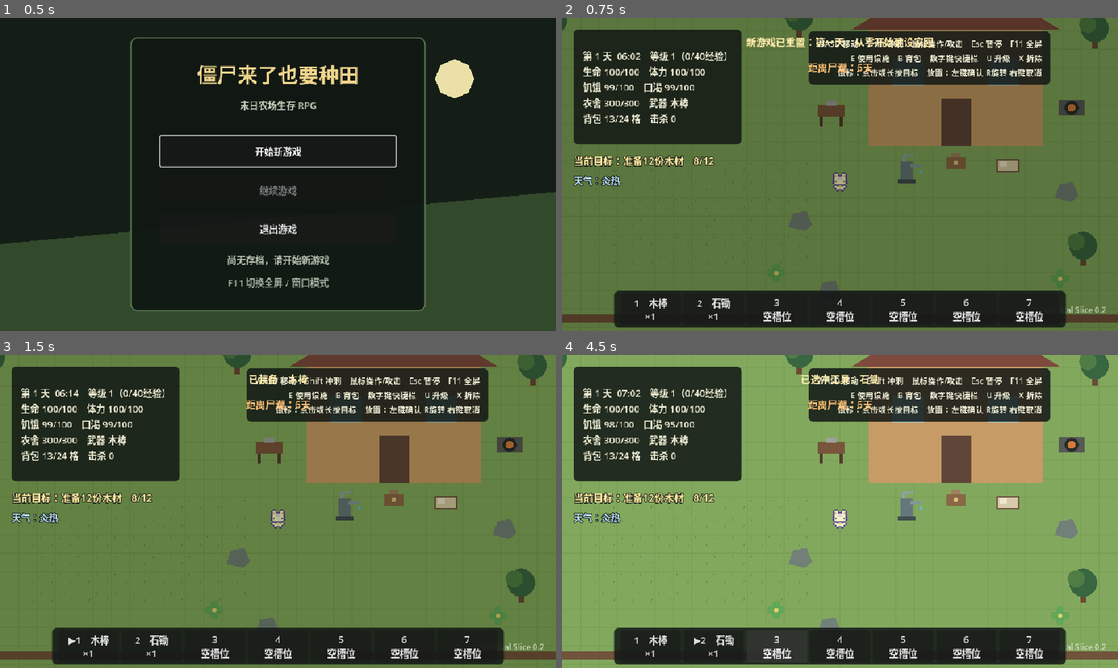
Above: before the commit, frames 1-4 (two rows, left to right).
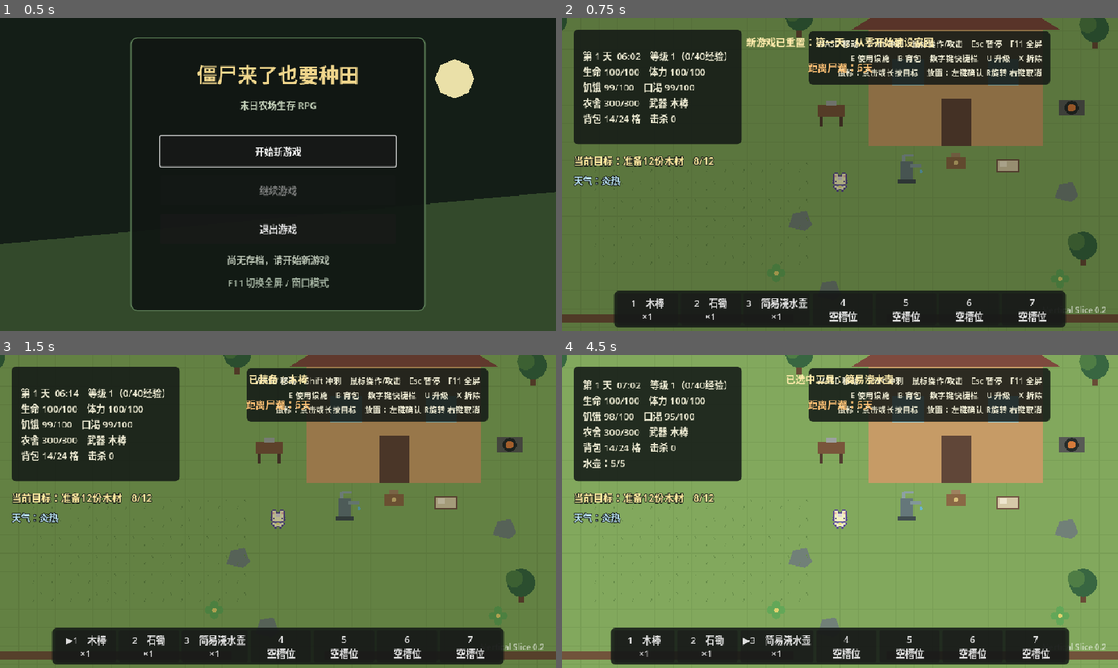
Above: after the commit, the same moments.

Repository: fanfanhappy/zombie-farm-survival
Game: Godot game, scene res://scenes/ui/main_menu.tscn
Two runs of this game, one before a commit and one after it. Both use one fixed random seed, a clock stepped at 60 frames per second and the inputs below.
Inputs (mouse positions are in pixels of both pictures, inside the frame that each line leads up to):
- Up to frame 1 (0.5 s): no input
- Up to frame 2 (0.75 s): click "开始新游戏" at 0.5 s
- Up to frame 3 (1.5 s): click "1 木棒 ×1" at 1.25 s
- Up to frame 4 (4.5 s): click "▶1 木棒 ×1" at 2 s; click "2 石锄 ×1" at 2.75 s; click "▶2 石锄 ×1" at 3.5 s; click (778, 646) at 4.25 s, where only the run before the commit has a clickable "3 空槽位"

Frame 1 is identical in both runs. In frame 2, 1.1% of the frame differs, in the area x 8-88%, y 31-98%; in frame 3, 1.2%; in frame 4, 4.6%, in the area x 3-92%, y 6-99%.

Commit message:
完善浇水壶补水与作物浇水流程

Diff:
--- a/data/items/item_catalog.json
+++ b/data/items/item_catalog.json
@@ -32,6 +32,15 @@
     "description": "用于开垦土地。放入快捷栏并选中后，靠近未开垦土地按E使用。",
     "category": "tool",
     "tool_type": "hoe",
+    "stack_limit": 1,
+    "usable": true,
+    "sort_order": 2
+  },
+  "watering_can": {
+    "name": "简易浇水壶",
+    "description": "最多装5份水。选中后靠近取水泵按E装满，再点击作物土地浇水。",
+    "category": "tool",
+    "tool_type": "watering_can",
     "stack_limit": 1,
     "usable": true,
     "sort_order": 2
--- a/data/recipes/basic_recipes.json
+++ b/data/recipes/basic_recipes.json
@@ -22,6 +22,12 @@
     "station": "workbench",
     "ingredients": { "wood": 3, "stone": 2 },
     "results": { "stone_hoe": 1 }
+  },
+  "watering_can": {
+    "name": "简易浇水壶",
+    "station": "workbench",
+    "ingredients": { "wood": 3, "stone": 2 },
+    "results": { "watering_can": 1 }
   },
   "repair_hammer": {
     "name": "维修锤",
--- a/scripts/actors/player/player_controller.gd
+++ b/scripts/actors/player/player_controller.gd
@@ -264,7 +264,10 @@
 
 func play_tool_action(action_type: String) -> void:
 	# 动作表第1组是锄地（0-3行），第2组是砍树（4-7行）。
-	tool_action_row_offset = 4 if action_type == "axe" else 0
+	match action_type:
+		"axe": tool_action_row_offset = 4
+		"water": tool_action_row_offset = 8
+		_: tool_action_row_offset = 0
 	tool_action_time_left = TOOL_ACTION_DURATION
 	velocity = Vector2.ZERO
 	_update_character_sprite(Vector2.ZERO)
--- a/scripts/core/game_controller.gd
+++ b/scripts/core/game_controller.gd
@@ -2,6 +2,7 @@
 
 const PLAYER_HOME := Vector2(640, 460)
 const DAY_LENGTH_SECONDS := 90.0
+const WATERING_CAN_CAPACITY := 5
 
 @onready var player: Player = $Player
 @onready var darkness: CanvasModulate = $Darkness
@@ -27,7 +28,7 @@
 @onready var weather_label: Label = $HUD/WeatherStatus
 @onready var pause_overlay: ColorRect = $HUD/PauseOverlay
 
-const STARTING_ITEMS := {"wooden_club": 1, "stone_hoe": 1, "wood_fence": 3, "wood_spike": 2, "storage_chest": 1, "snare_trap": 1, "wood": 8, "stone": 4, "herb": 2, "potato": 2, "potato_seed": 4, "carrot_seed": 3, "herb_seed": 2}
+const STARTING_ITEMS := {"wooden_club": 1, "stone_hoe": 1, "watering_can": 1, "wood_fence": 3, "wood_spike": 2, "storage_chest": 1, "snare_trap": 1, "wood": 8, "stone": 4, "herb": 2, "potato": 2, "potato_seed": 4, "carrot_seed": 3, "herb_seed": 2}
 var day := 1
 var day_progress := 0.25
 var last_hour := -1
@@ -38,6 +39,7 @@
 var hordes_survived := 0
 var mouse_action_held := false
 var mouse_action_cooldown := 0.0
+var watering_can_water := WATERING_CAN_CAPACITY
 
 
 func _ready() -> void:
@@ -97,6 +99,8 @@
 	inventory.reset_for_new_game(STARTING_ITEMS)
 	inventory.assign_hotbar_item(0, "wooden_club")
 	inventory.assign_hotbar_item(1, "stone_hoe")
+	inventory.assign_hotbar_item(2, "watering_can")
+	watering_can_water = WATERING_CAN_CAPACITY
 	objective_system.reset_for_new_game()
 	player.reset_for_new_game(PLAYER_HOME)
 	if is_instance_valid(homestead): homestead.restore_full()
@@ -463,6 +467,8 @@
 	help_label.text = "WASD 移动　Shift 冲刺　鼠标操作/攻击　Esc 暂停　F11 全屏\nE 使用设施　B 背包　数字键快捷栏　U 升级　X 拆除\n鼠标：点击或长按目标　放置：左键确认 R旋转 右键取消"
 	if player.well_fed_time > 0.0:
 		status_label.text += "\n饱餐：%d秒（攻击+20%% / 恢复+35%%）" % int(ceil(player.well_fed_time))
+	if get_active_tool_type() == "watering_can":
+		status_label.text += "\n水壶：%d/%d" % [watering_can_water, WATERING_CAN_CAPACITY]
 	if horde_system.active:
 		horde_label.text = horde_system.get_status_text()
 	else:
@@ -537,8 +543,9 @@
 func save_game() -> void:
 	if horde_system.active: show_message("尸潮期间不能保存"); return
 	var data := {"version": 15, "day": day, "day_progress": day_progress, "weather": weather_system.current_weather_id, "i …(801 unchanged characters)…
-	data["version"] = 16
+	data["version"] = 17
 	data["snare_traps"] = _serialize_snare_traps()
+	data["watering_can_water"] = watering_can_water
 	show_message("游戏已保存" if SaveSystem.save_game(data) else "保存失败")
 
 
@@ -560,6 +567,7 @@
 	player.level = int(data.get("level", 1))
 	player.experience = int(data.get("experience", 0))
 	player.well_fed_time = float(data.get("well_fed_time", 0.0))
+	watering_can_water = clampi(int(data.get("watering_can_water", WATERING_CAN_CAPACITY)), 0, WATERING_CAN_CAPACITY)
 	var weapon_id := str(data.get("equipped_weapon_id", "wooden_club"))
 	if not inventory.has_item(weapon_id): inventory.add_item(weapon_id, 1)
 	var weapon_data := inventory.get_item_data(weapon_id)
@@ -818,6 +826,31 @@
 	show_message("饮用了干净的井水，口渴完全恢复")
 
 
+func refill_watering_can() -> void:
+	if not inventory.has_item("watering_can"):
+		show_message("背包里没有浇水壶")
+		return
+	if watering_can_water >= WATERING_CAN_CAPACITY:
+		show_message("浇水壶已经装满")
+		return
+	watering_can_water = WATERING_CAN_CAPACITY
+	show_message("浇水壶已经装满：%d/%d" % [watering_can_water, WATERING_CAN_CAPACITY])
+
+
+func can_water_crop() -> bool:
+	if get_active_tool_type() != "watering_can":
+		show_message("需要先把浇水壶放入快捷栏并选中")
+		return false
+	if watering_can_water <= 0:
+		show_message("浇水壶空了，去取水泵旁按E装水")
+		return false
+	return true
+
+
+func use_watering_can() -> void:
+	watering_can_water = maxi(watering_can_water - 1, 0)
+
+
 func _advance_to_next_day() -> void:
 	day_progress = 0.25
 	day += 1
--- a/scripts/world/farming/farm_plot.gd
+++ b/scripts/world/farming/farm_plot.gd
@@ -53,6 +53,11 @@
 		if selected_item_id.is_empty() or game.inventory.get_item_data(selected_item_id).get("category", "") != "seed":
 			game.show_message("需要先把种子放入快捷栏并选中")
 			return false
+	if state in [PlotState.PLANTED, PlotState.GROWING]:
+		if watered:
+			game.show_message("%s今天已经浇过水了" % get_crop_name())
+			return false
+		if not game.can_water_crop(): return false
 	return true
 
 
@@ -66,8 +71,10 @@
 			_try_plant_selected_seed(game)
 		PlotState.PLANTED, PlotState.GROWING:
 			if not watered:
+				game.player.play_tool_action("water")
+				game.use_watering_can()
 				watered = true
-				game.show_message("给%s浇水完成" % get_crop_name())
+				game.show_message("给%s浇水完成，水壶剩余%d/%d" % [get_crop_name(), game.watering_can_water, game.WATERING_CAN_CAPACITY])
 		PlotState.READY:
 			_harvest(game)
 	queue_redraw()
--- a/scripts/world/homestead/water_pump.gd
+++ b/scripts/world/homestead/water_pump.gd
@@ -15,7 +15,7 @@
 
 
 func get_interaction_prompt() -> String:
-	return "E 使用取水泵饮水"
+	return "E 使用取水泵饮水 / 给水壶装水"
 
 
 func get_stamina_cost() -> float:
@@ -23,7 +23,8 @@
 
 
 func interact(game: Node) -> void:
-	game.drink_from_water_pump()
+	if game.get_active_tool_type() == "watering_can": game.refill_watering_can()
+	else: game.drink_from_water_pump()
 
 
 func _draw() -> void:
Not shown, changed: README.md
